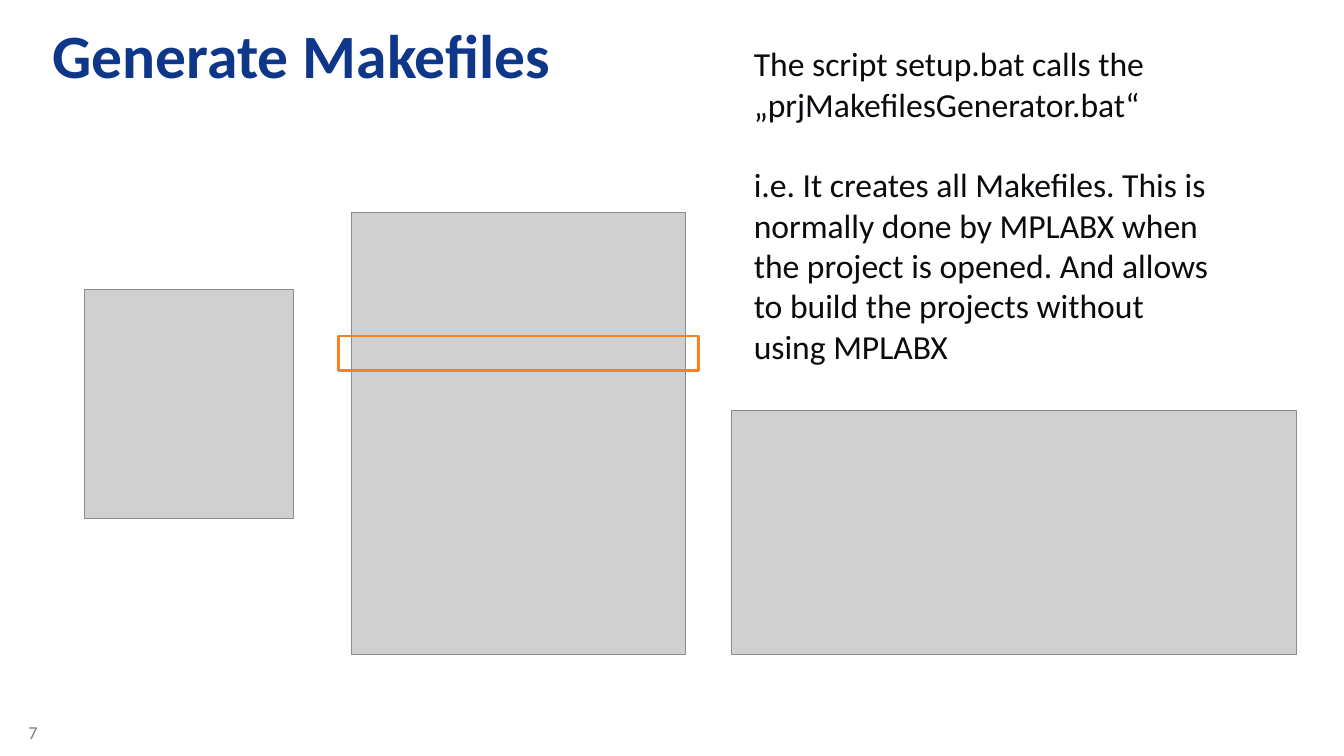
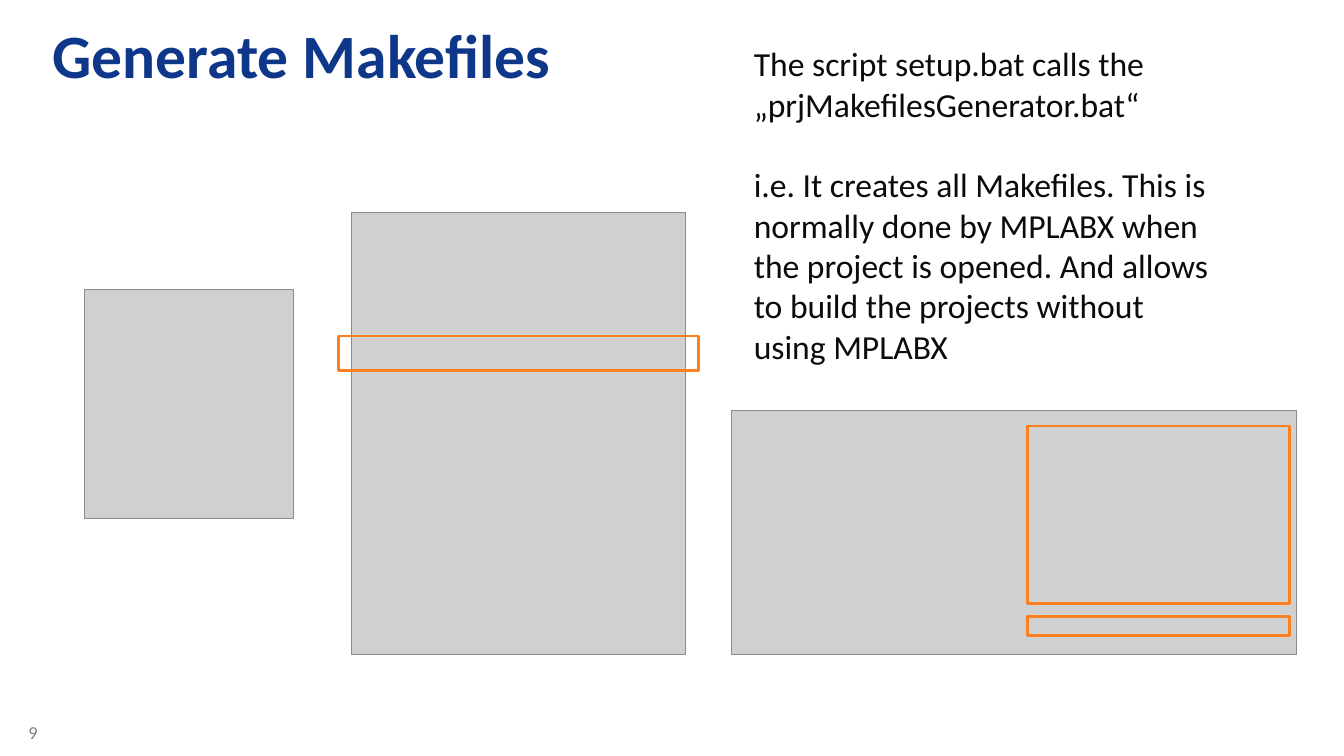
Before and after one commit to zabooh/T1S_Autoconf, a slide deck: slide 9 of T1S Autoconfig - Tooling.pptx (slide 7 before the commit). Drawn at 1344x756 pixels with LibreOffice and Linux fonts; fonts in the diff are those of the drawing; grey boxes stand for pictures; background and template pictures are left out. Boxes give left, top, right and bottom in pixels: in the first picture for what was removed or moved away, otherwise in the second. Text is boxed around its words. In the diff, an @@ line names an element or a change of style, - is before the commit and + after.

```diff
--- a/T1S Autoconfig - Tooling.pptx
+++ b/T1S Autoconfig - Tooling.pptx
@@ rectangle added at (x1=1027, y1=426, x2=1290, y2=604), outline #FD7F20 2 pt @@
@@ rectangle added at (x1=1027, y1=617, x2=1290, y2=635), outline #FD7F20 2 pt @@
@@ page number at (x1=28, y1=727, x2=37, y2=739): text changed @@
-7
+9
```
Also in this commit, not shown: 3 other slides changed, 2 slides added.
